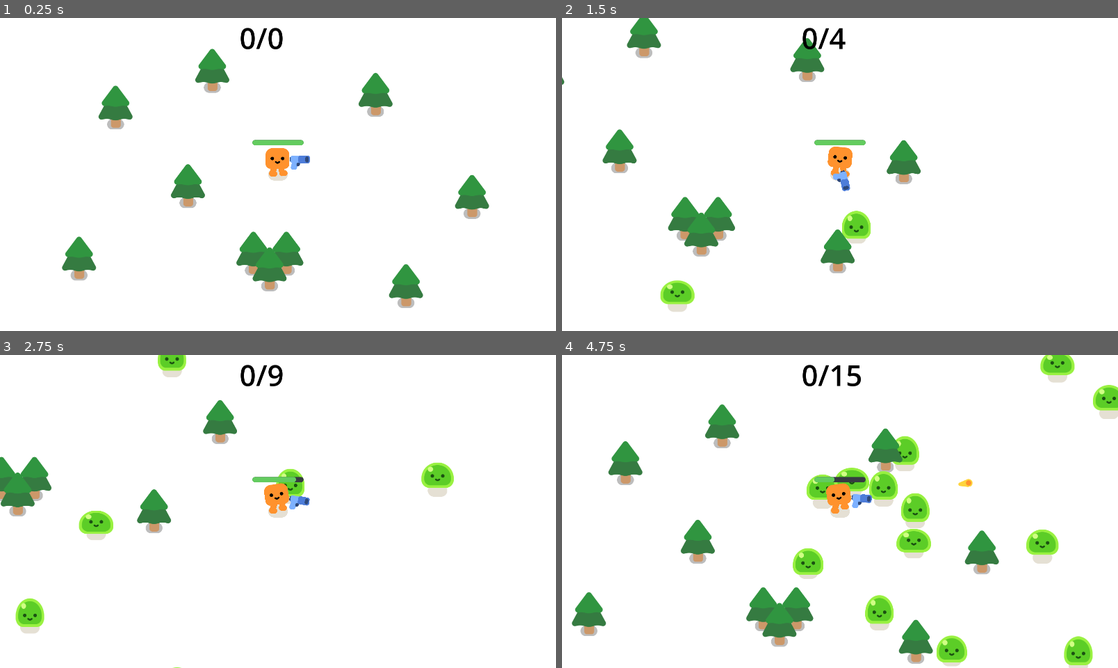
Above: before the commit, frames 1-4 (two rows, left to right).
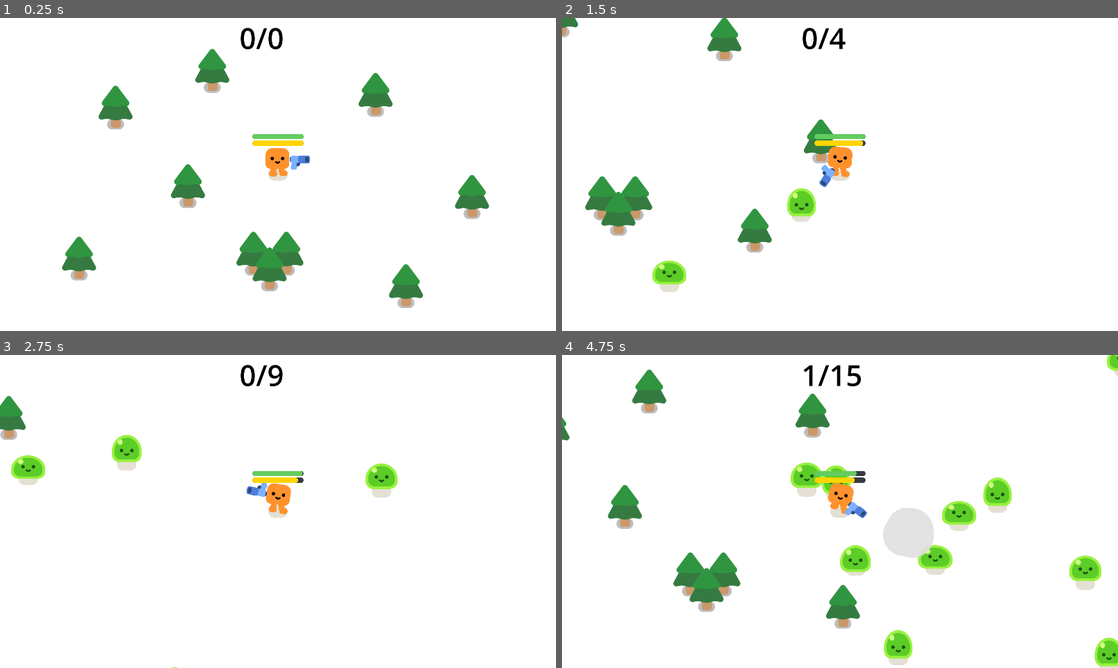
Above: after the commit, the same moments.

Repository: faqndo97/playing_with_godot
Game: Godot game, scene res://survivors_game.tscn
The game is run twice, just before and just after one commit, with the same random seed, the same clock (stepped at 60 frames per second) and the same inputs.
Inputs:
- Up to frame 1 (0.25 s): no input
- Up to frame 2 (1.5 s): hold D (move_right) 0.53-1.28 s; tap Space at 0.77 s; hold S (move_down) from 1.28 s (still down)
- Up to frame 3 (2.75 s): tap Space at 1.52 s; release S (move_down) at 2.03 s; hold D (move_right) from 2.03 s (still down)
- Up to frame 4 (4.75 s): release D (move_right) at 2.78 s; hold W (move_up) 2.78-3.53 s; tap Space at 3.02, 3.77, 4.52 s; hold A (move_left) from 3.53 s (still down)

The runs differ from the first frame. In frame 1, 0.3% of the frame differs, in the area x 45-55%, y 37-41%; in frame 2, 9.2%; in frame 3, 6.3%; in frame 4, 19%, in the area x 0-100%, y 0-100%.

Commit message:
Add energy concept to player

Diff:
--- a/2d-project-start/player.gd
+++ b/2d-project-start/player.gd
@@ -3,34 +3,69 @@
 signal health_depleted
 
 const DAMAGE_RATE = 15.0
-const MOVEMENT_DISTANCE = 600
+const ENERGY_CONSUMPTION_RATE = 5.0
+const ENERGY_RECOVERY_RATE = 5.0
+const MOVEMENT_DISTANCE = 1000
+const MAX_ENERGY = 100.0
 
+var overlapping_mobs
 var health = 100.0
-var overlapping_mobs
+var energy = MAX_ENERGY
+var shouldRecoverEnergy = false
 
 # Hooks
 func _physics_process(delta):
-	# * We have access to Input in all scripts we create
-	# * It's a classed provided by godot with several helpers to interact with user input
-	var direction = Input.get_vector("move_left", "move_right", "move_up", "move_down")
-	velocity = direction * MOVEMENT_DISTANCE # Move in input direction at MOVEMENT_DISTANCE by second
-	move_and_slide()
-	animateBaseOnvelocity(velocity)
+	if isReadyToMove():
+		if hasEnergy():
+			shouldRecoverEnergy = false
+			move_and_slide()
+			consumeEnergy(delta)
+	else:
+		shouldRecoverEnergy = true
 
 	if hasOverlappingMobs():
 		make_damage(delta)
 
+	animateBaseOnVelocity()
+	updateEnergyBar()
+
+# Signal Handlers
+
+func _on_energy_recovery_timer_timeout():
+	if (isTired() || isExausted()) && shouldRecoverEnergy:
+		energy += ENERGY_CONSUMPTION_RATE
+
+		if energy > MAX_ENERGY:
+			energy = MAX_ENERGY
+
 # Private
 
-func animateBaseOnvelocity(velocity):
+func isReadyToMove():
+	calculateVelocity()
+
+	return velocity.length() > 0.0
+
+func calculateVelocity():
+	var direction = Input.get_vector("move_left", "move_right", "move_up", "move_down")
+	velocity = (direction * MOVEMENT_DISTANCE) * (energy / 100.0)
+
+func hasEnergy():
+	return energy > 0.0
+
+func animateBaseOnVelocity():
 	if velocity.length() > 0.0:
-		# $HappyBoo is the same as get_node("HappyBoo")
-		# The name in get_node needs to respect the folder structure unless node is marked as "Access as unique name"
-		# "Access as unique node" has memory implications given godot will find it and save it for easy access in the future. It's good for nodes accessed many times.
-		# To get a node marked as unique node, instead of $ we use %
 		$HappyBoo.play_walk_animation()
 	else:
 		$HappyBoo.play_idle_animation()
+
+func consumeEnergy(delta):
+	energy -= ENERGY_CONSUMPTION_RATE * delta
+
+	if energy < 0:
+		energy = 0
+
+func updateEnergyBar():
+	%EnergyBar.value = energy
 
 func hasOverlappingMobs():
 	overlapping_mobs = %HurtBox.get_overlapping_bodies()
@@ -49,3 +84,9 @@
 
 func isHealthDepleted():
 	return health <= 0.0
+
+func isTired():
+	return !isExausted() && energy < MAX_ENERGY
+
+func isExausted():
+	return energy == 0
--- a/2d-project-start/player.tscn
+++ b/2d-project-start/player.tscn
@@ -19,6 +19,20 @@
 
 [sub_resource type="StyleBoxFlat" id="StyleBoxFlat_q7tid"]
 bg_color = Color(0.388235, 0.8, 0.372549, 1)
+corner_radius_top_left = 8
+corner_radius_top_right = 8
+corner_radius_bottom_right = 8
+corner_radius_bottom_left = 8
+
+[sub_resource type="StyleBoxFlat" id="StyleBoxFlat_sftni"]
+bg_color = Color(0.211765, 0.231373, 0.254902, 1)
+corner_radius_top_left = 8
+corner_radius_top_right = 8
+corner_radius_bottom_right = 8
+corner_radius_bottom_left = 8
+
+[sub_resource type="StyleBoxFlat" id="StyleBoxFlat_y7ndc"]
+bg_color = Color(1, 0.835294, 0, 1)
 corner_radius_top_left = 8
 corner_radius_top_right = 8
 corner_radius_bottom_right = 8
@@ -50,10 +64,28 @@
 [node name="HealthBar" type="ProgressBar" parent="."]
 unique_name_in_owner = true
 offset_left = -88.0
-offset_top = -119.0
+offset_top = -140.0
 offset_right = 88.0
-offset_bottom = -101.0
+offset_bottom = -122.0
 theme_override_styles/background = SubResource("StyleBoxFlat_c3heo")
 theme_override_styles/fill = SubResource("StyleBoxFlat_q7tid")
 value = 100.0
 show_percentage = false
+
+[node name="EnergyBar" type="ProgressBar" parent="."]
+unique_name_in_owner = true
+offset_left = -88.0
+offset_top = -117.0
+offset_right = 88.0
+offset_bottom = -99.0
+theme_override_styles/background = SubResource("StyleBoxFlat_sftni")
+theme_override_styles/fill = SubResource("StyleBoxFlat_y7ndc")
+value = 100.0
+show_percentage = false
+
+[node name="EnergyRecoveryTimer" type="Timer" parent="."]
+unique_name_in_owner = true
+wait_time = 0.333
+autostart = true
+
+[connection signal="timeout" from="EnergyRecoveryTimer" to="." method="_on_energy_recovery_timer_timeout"]
Not shown: 1 places in 2d-project-start/player.tscn that only renumber resources
